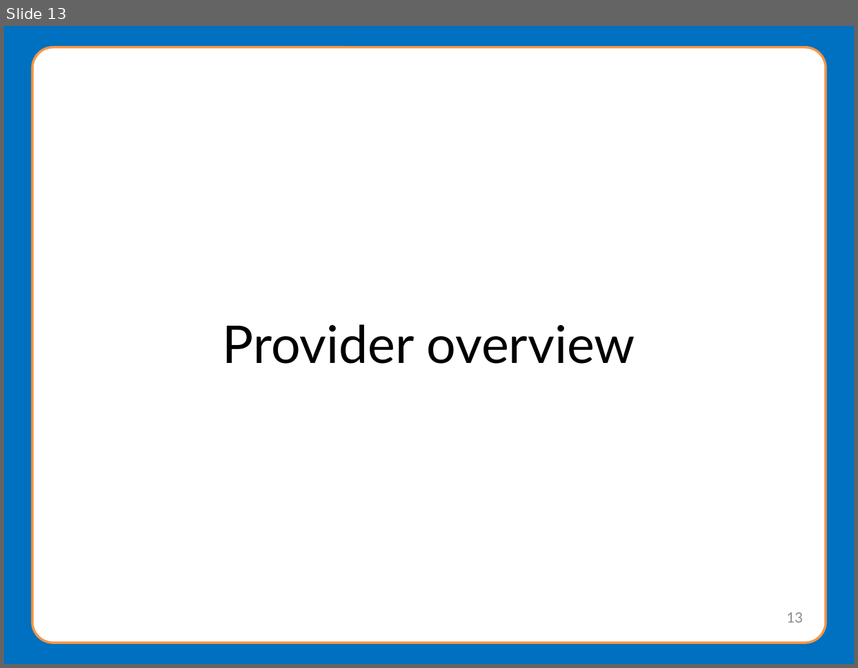
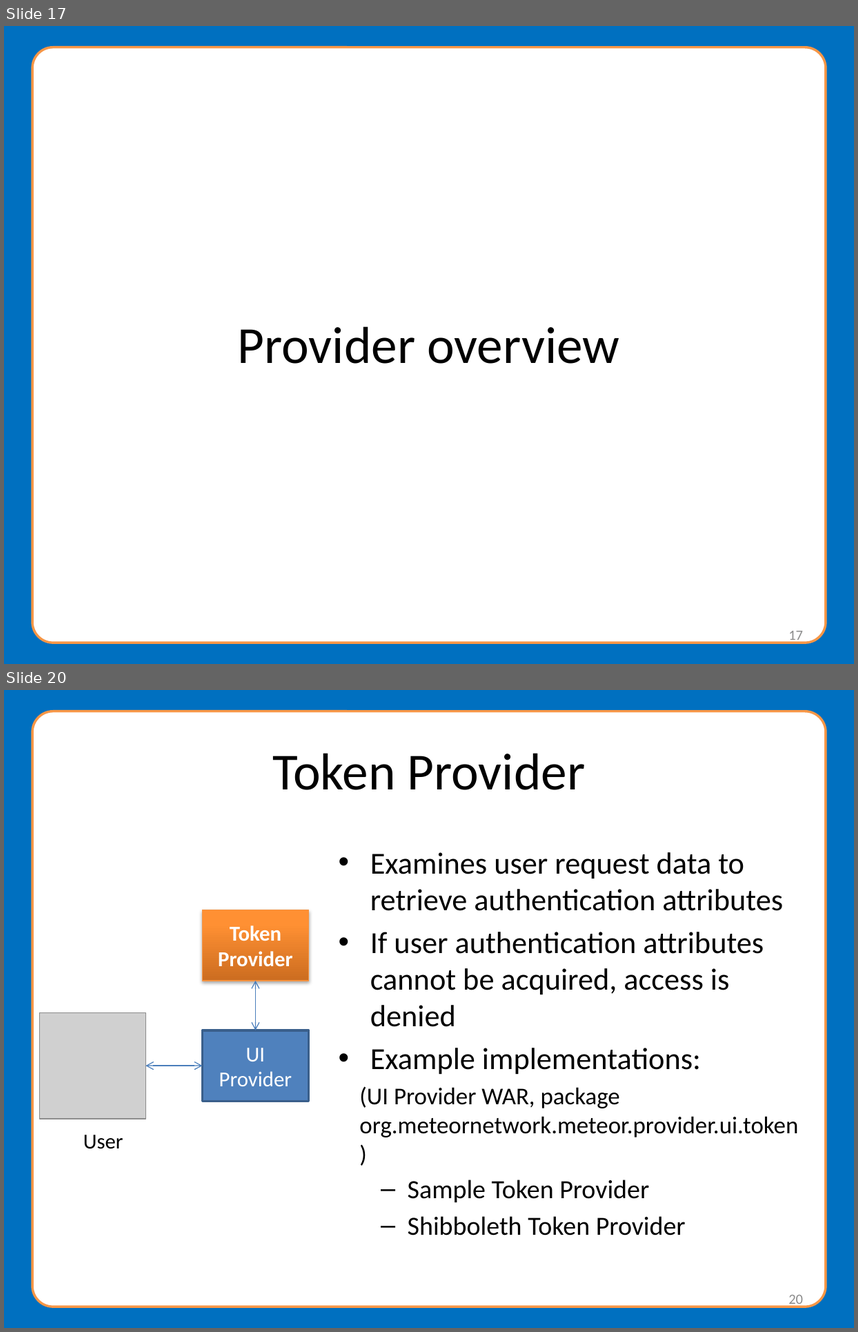
Before and after one commit to NationalStudentClearinghouse/Meteor4, a slide deck: docs/webinar/MeteorWebinarPresentation.pptx. Shown one above the other, each under a label of ours: slide 13 before the commit, slides 17 and 20 after it; the slides between them are not shown. The pictures are 858x668 and 858x1332 pixels, drawn with LibreOffice and Linux fonts; fonts in the diff are those of the drawing; grey boxes stand for pictures; background and template pictures are left out. Boxes give left, top, right and bottom in pixels: in the first picture for what was removed or moved away, otherwise in the second. Text is boxed around its words. In the diff, an @@ line names an element or a change of style, - is before the commit and + after.

```diff
--- a/docs/webinar/MeteorWebinarPresentation.pptx
+++ b/docs/webinar/MeteorWebinarPresentation.pptx
@@ slide 20 added at box(4, 690, 854, 1328), background #0070C0; not listed: 1 template element that a slide beside it also shows @@
@@ title added at box(272, 753, 586, 790), 44 pt, text #000000 @@
+Token Provider
@@ text added at box(359, 852, 798, 1235), 25.9 pt, text #000000 @@
+• Examines user request data to retrieve authentication attributes
+• If user authentication attributes cannot be acquired, access is denied
+• Example implementations:
+  (UI Provider WAR, package org.meteornetwork.meteor.provider.ui.token)
+  – Sample Token Provider
+  – Shibboleth Token Provider
@@ group added at box(40, 909, 308, 1149): 2 rectangles, 2 double arrows, 1 picture, 1 text @@
+UI Provider
+Token Provider
+User
@@ page number added at box(789, 1294, 803, 1308), 12 pt, text #8C8C8C @@
+20
@@ what was slide 13 is now slide 17 @@
@@ slide 17 changed as well @@
@@ title "Provider overview" at box(238, 326, 619, 363): font Lato to Calibri @@
@@ page number at box(789, 630, 803, 644): text changed; font Lato to Calibri @@
-13
+17
```
Also in this commit, not shown: 13 other slides changed, 19 other slides added, 1 slide removed, 1 other file.
